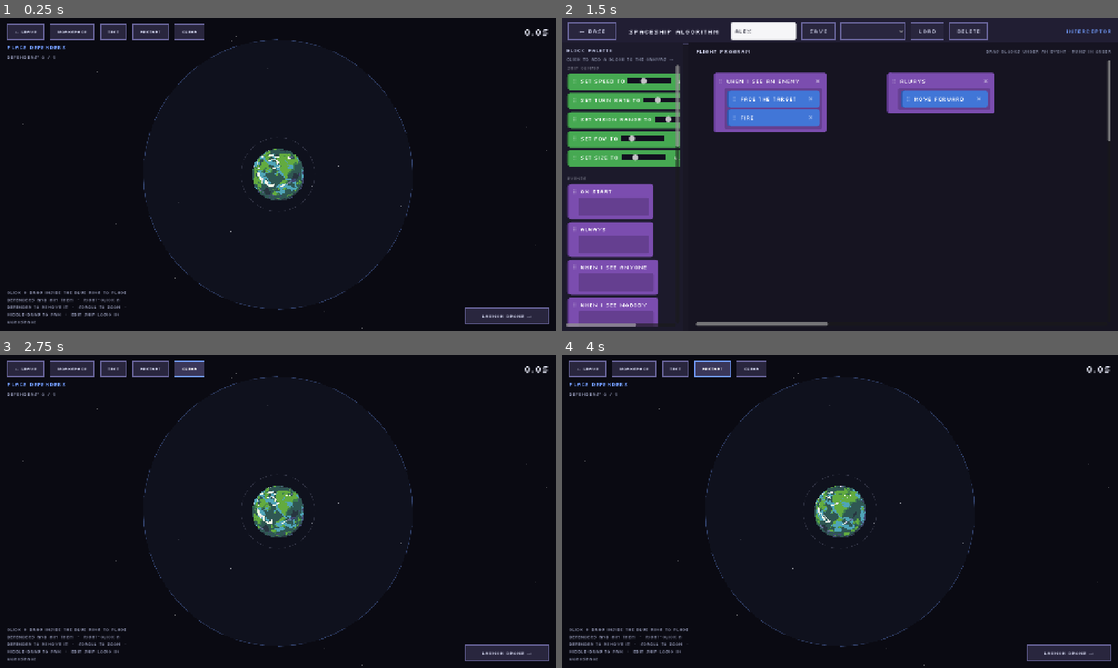
Above: before the commit, frames 1-4 (two rows, left to right).
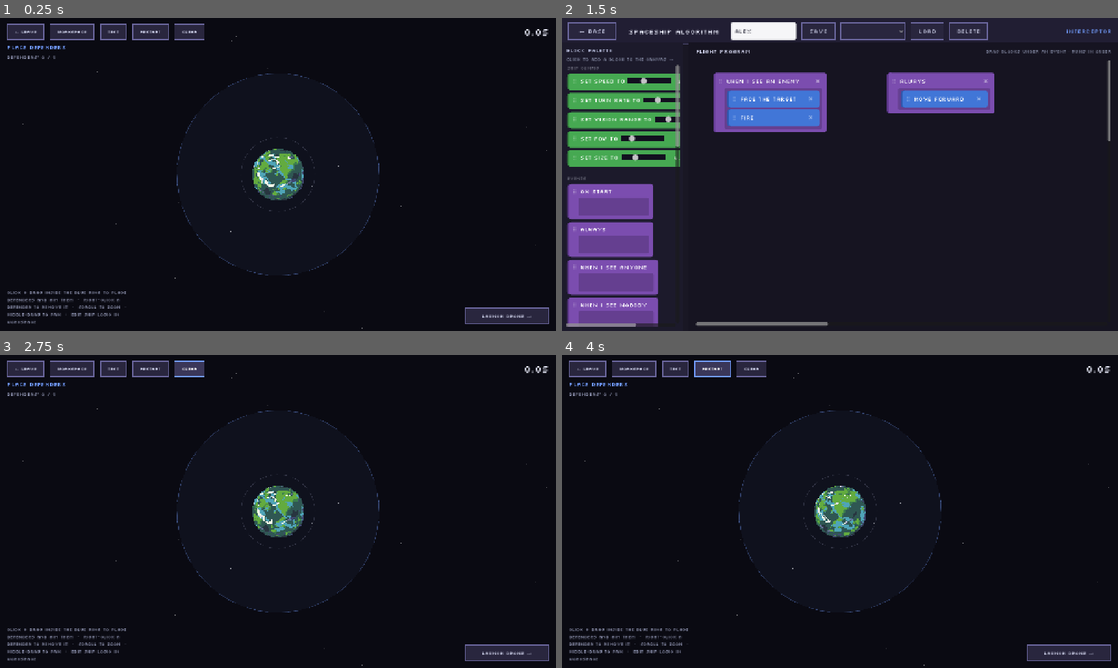
Above: after the commit, the same moments.

Repository: GMU-ASRC/astro-swarm
Game: Godot game, scene res://levels/modes/FARPScene.tscn
Same seed, same stepped clock (60 frames per second), same inputs: the game is played once before the commit and once after it. This scene is started directly instead of the project's main scene.
Inputs (mouse positions are in pixels of both pictures, inside the frame that each line leads up to):
- Up to frame 1 (0.25 s): no input
- Up to frame 2 (1.5 s): click "WORKSPACE" at 0.5 s; click (762, 30) at 1.27 s; type "Alex" at 1.35 s
- Up to frame 3 (2.75 s): click "← Base" at 2 s
- Up to frame 4 (4 s): click "RESTART" at 2.75 s; click "RESTART" at 3.5 s

The runs differ from the first frame. In frame 1, 0.4% of the frame differs, in the area x 25-75%, y 6-94%; in frame 2, nothing differs; in frame 3, 0.4%; in frame 4, 0.4%.

Commit message:
Shrink the FARP placement area circle

Diff:
--- a/levels/modes/FARPScene.gd
+++ b/levels/modes/FARPScene.gd
@@ -15,7 +15,7 @@
 const PLANET_RADIUS := PLANET_DISP * 0.5
 
 const PLACE_MIN     := PLANET_RADIUS + 50.0
-const PLACE_MAX     := 620.0
+const PLACE_MAX     := 465.0
 const MAX_DEFENDERS := 6
 const DEFENDER_HP   := 99.0
 
